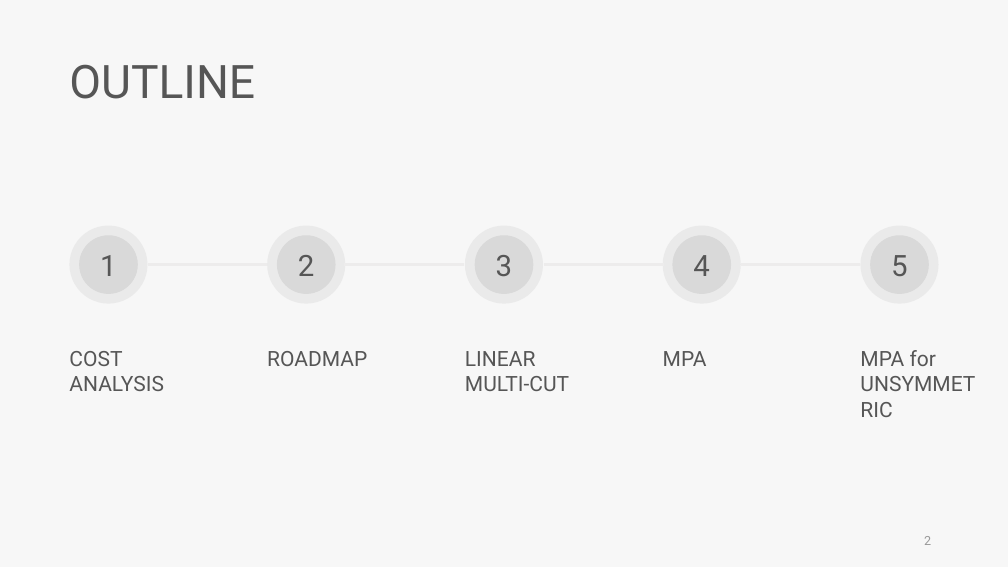
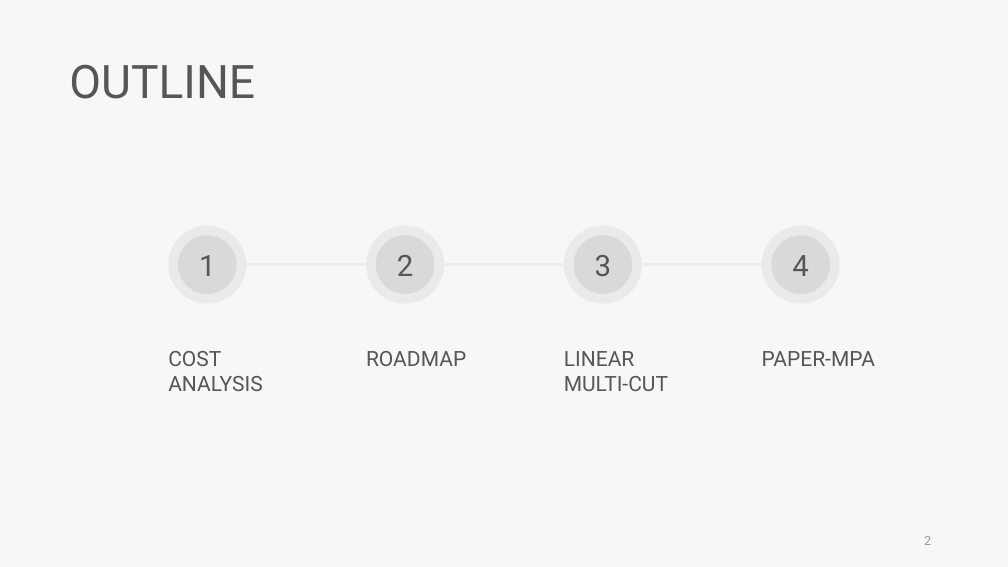
Before and after one commit to skyran1278/VbaProject, a slide deck: slide 2 of 20180126_SmartCut/20181011_Meeting/20181011 Meeting.pptx. Drawn at 1008x567 pixels with LibreOffice and Linux fonts; fonts in the diff are those of the drawing. Boxes give left, top, right and bottom in pixels: in the first picture for what was removed or moved away, otherwise in the second. Text is boxed around its words. In the diff, an @@ line names an element or a change of style, - is before the commit and + after.

```diff
--- a/20180126_SmartCut/20181011_Meeting/20181011 Meeting.pptx
+++ b/20180126_SmartCut/20181011_Meeting/20181011 Meeting.pptx
@@ ellipse removed at (x1=861, y1=225, x2=938, y2=303) @@
-5
@@ ellipse removed at (x1=870, y1=235, x2=929, y2=294) @@
@@ 8 ellipses, 3 texts, 3 lines moved together from (x1=69, y1=225, x2=741, y2=391) to (x1=168, y1=225, x2=839, y2=391) @@
@@ line removed from (741, 265) to (861, 265) @@
@@ text at (x1=762, y1=351, x2=875, y2=366): text changed @@
-MPA
+PAPER-MPA
@@ text removed at (x1=860, y1=350, x2=936, y2=366) @@
-MPA for UNSYMMETRIC
```
Also in this commit, not shown: 3 other slides changed, 25 slides added, 50 slides removed, 2 other files.
